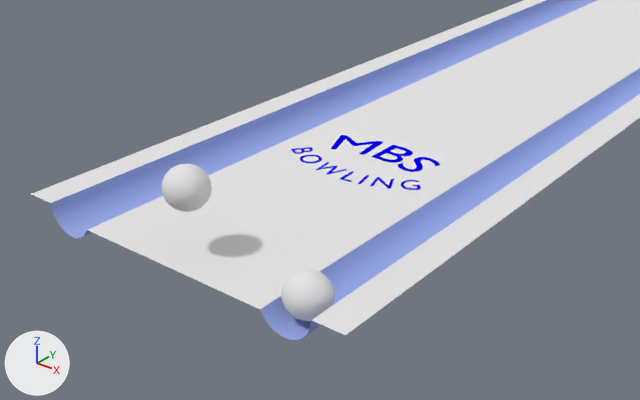
The Blender file 4-game/bowling.blend, before and after one commit.
Both versions are drawn from a 50 mm lens placed at (8.28, -81.97, 6.15), pointed at (1.69, -73.73, 1.05). Every picture has the same lights, and +X, +Y and +Z are marked at lower left.

In view in the first picture: 'Ball', 'Ball.001', 'Bowling Lane', 'Text - MBS'.
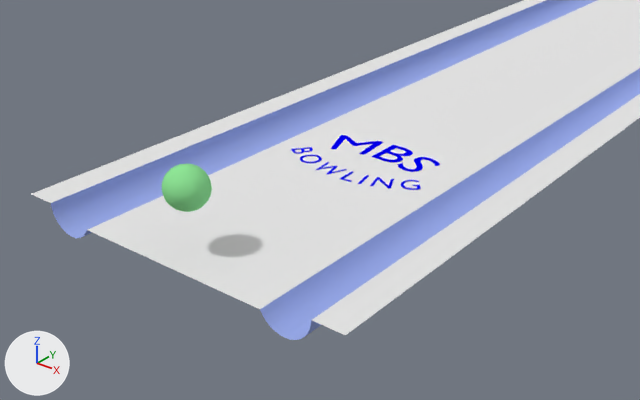
Commit message: Added rudimentary text

The edits, one by one:
Material 'Material.001' (mat_material_001) changes colour from white #e7e7e7 to green #91e798; in linear values from (0.8, 0.8, 0.8) to (0.282, 0.8, 0.313).
Object 'Ball.001' (ob_ball_001) is deleted.

Where the change shows, as pixel boxes (x1, y1, x2, y2) in the pictures (640 x 400 px):
'Ball.001', deleted: before (281, 269, 335, 321)
'Ball', recoloured (white to green): (162, 164, 212, 212) in both
